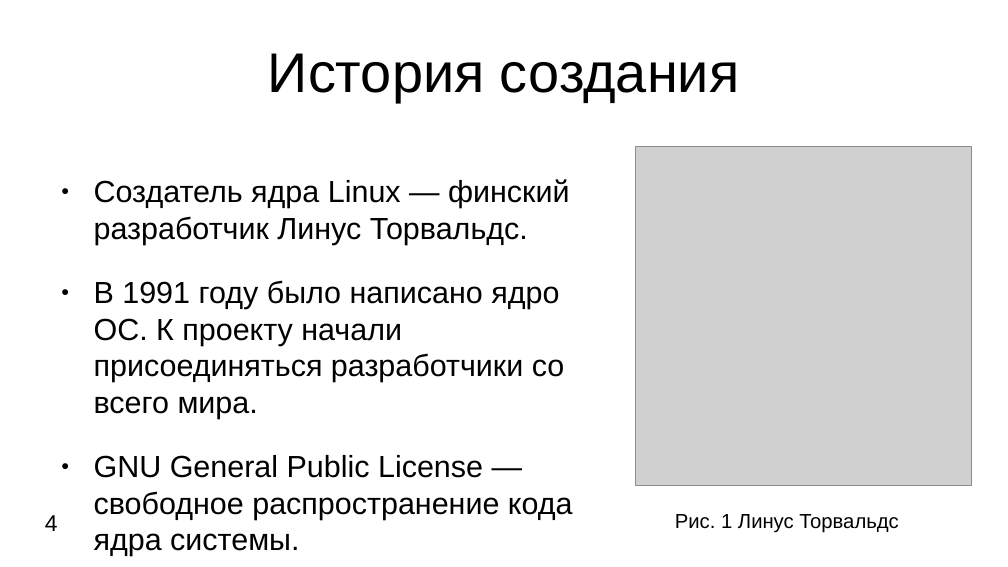
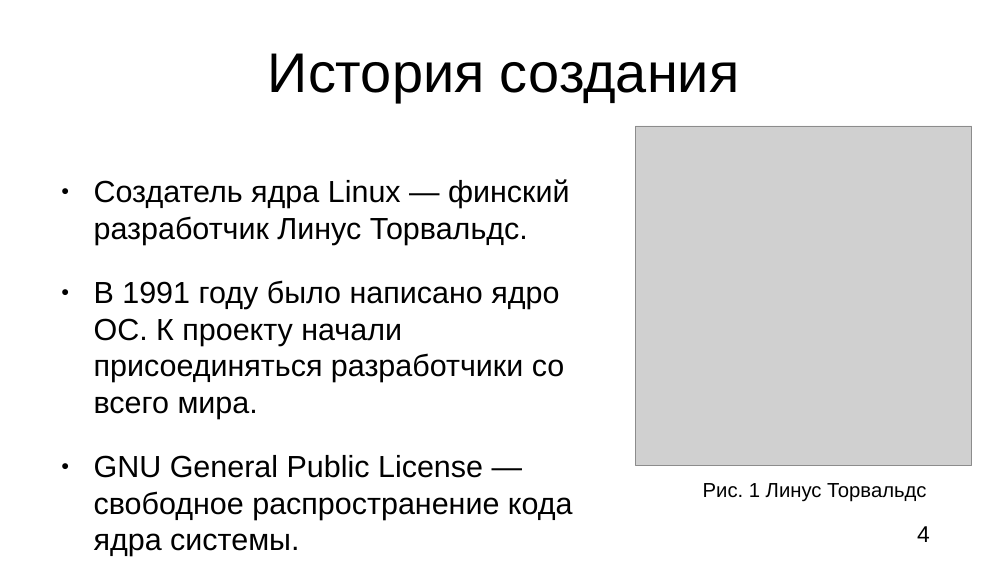
Before and after one commit to Ionova-Darya/digital-fundamentals, a slide deck: slide 4 of documents/Linux_vs_Windows.odp. Drawn at 1008x567 pixels with LibreOffice and Linux fonts; fonts in the diff are those of the drawing; grey boxes stand for pictures. Boxes give left, top, right and bottom in pixels: in the first picture for what was removed or moved away, otherwise in the second. Text is boxed around its words. In the diff, an @@ line names an element or a change of style, - is before the commit and + after.

```diff
--- a/documents/Linux_vs_Windows.odp
+++ b/documents/Linux_vs_Windows.odp
@@ picture moved from (x1=636, y1=147, x2=972, y2=487) to (x1=636, y1=126, x2=972, y2=466) @@
@@ text "Рис. 1 Линус Торвальдс" moved from (x1=675, y1=514, x2=898, y2=533) to (x1=703, y1=483, x2=926, y2=502) @@
@@ page number moved from (x1=45, y1=515, x2=58, y2=531) to (x1=917, y1=526, x2=930, y2=542) @@
```
Also in this commit, not shown: 12 other slides changed.
